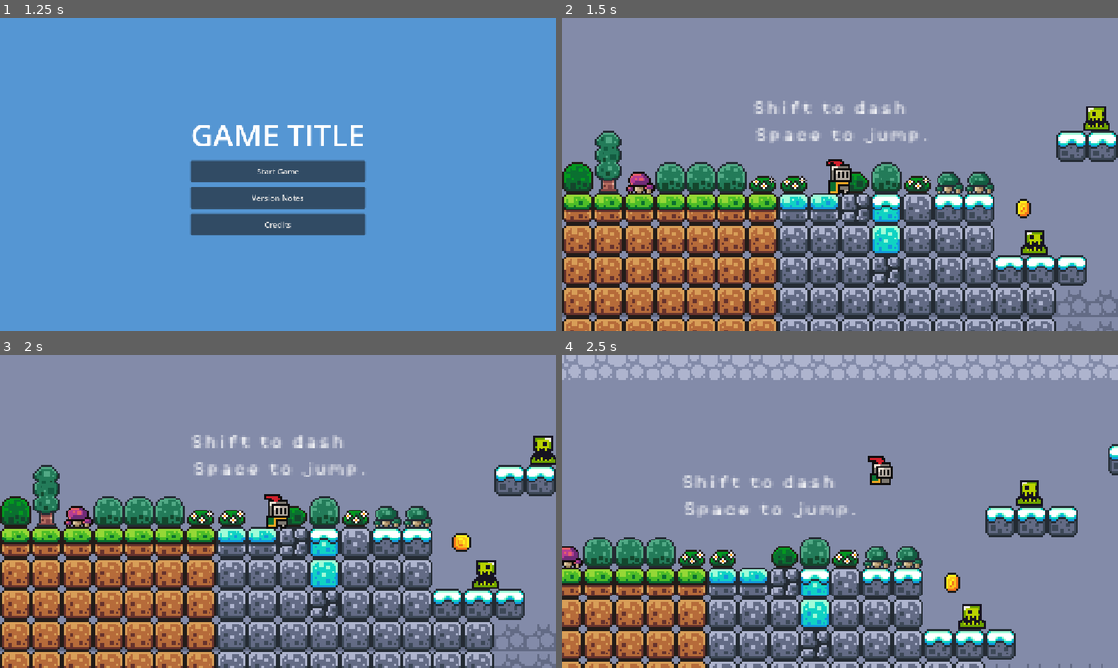
Above: before the commit, frames 1-4 (two rows, left to right).
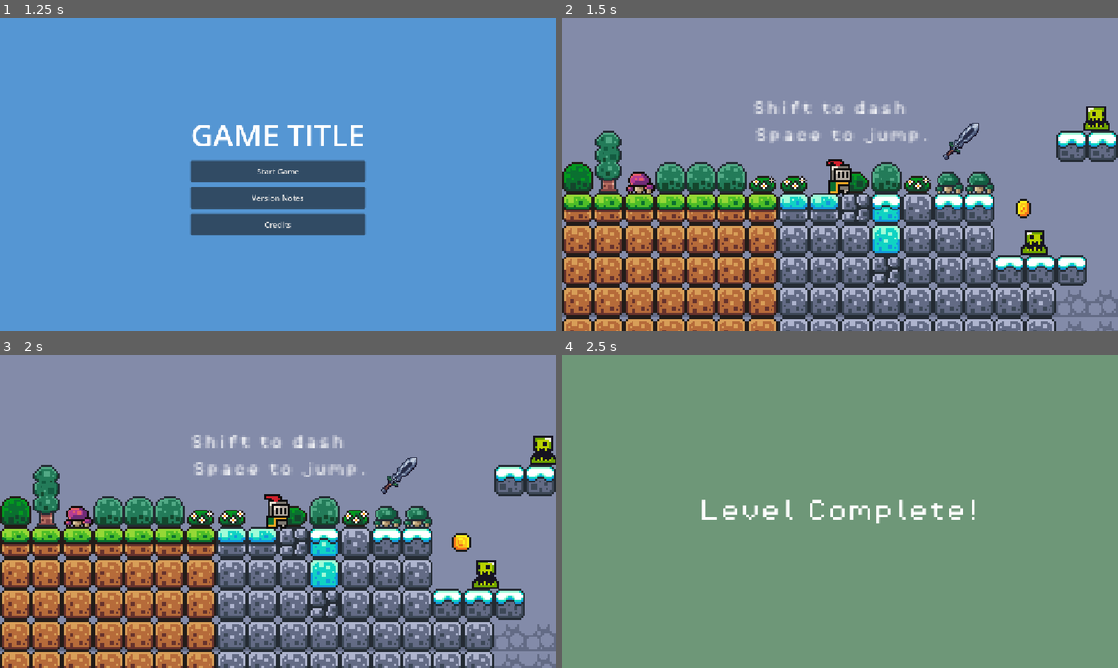
Above: after the commit, the same moments.

Repository: jrhagerty/first-game
Game: Godot game, scene res://scenes/splash_screen.tscn
Two runs of this game, one before a commit and one after it. Both use one fixed random seed, a clock stepped at 60 frames per second and the inputs below. Video files are missing from this copy of the repository; at most half a second of black plays in their place.
Inputs (mouse positions are in pixels of both pictures, inside the frame that each line leads up to):
- Up to frame 1 (1.25 s): tap Enter at 0.5 s; move the mouse to (400, 158) at 0.52 s; hold D (move_right) from 0.53 s (still down); tap Shift (dash) at 0.6 s; tap Space (Jump) at 0.77 s
- Up to frame 2 (1.5 s): release D (move_right) at 1.25 s; click "Start Game" at 1.25 s
- Up to frame 3 (2 s): no input
- Up to frame 4 (2.5 s): move the mouse to (728, 527) at 2.02 s; hold D (move_right) from 2.03 s (still down); tap Shift (dash) at 2.1 s; tap Space (Jump) at 2.27 s

Frame 1 is identical in both runs. In frame 2, 0.2% of the frame differs, in the area x 68-75%, y 33-46%; in frame 3, 0.2%; in frame 4, 100%, in the area x 0-100%, y 0-100%.

Commit message:
Added jason's sword and level completion

Diff:
--- a/scenes/game.tscn
+++ b/scenes/game.tscn
@@ -8,6 +8,8 @@
 [ext_resource type="PackedScene" uid="uid://btvetxn3a0nfn" path="res://scenes/killzone.tscn" id="5_iywne"]
 [ext_resource type="PackedScene" uid="uid://60srmp8f1guv" path="res://scenes/slime.tscn" id="6_p57ef"]
 [ext_resource type="FontFile" uid="uid://jgv88f60q8tg" path="res://assets/fonts/PixelOperator8.ttf" id="7_u5sy4"]
+[ext_resource type="PackedScene" uid="uid://c8ymq12itd0xc" path="res://scenes/sword.tscn" id="9_vtaks"]
+[ext_resource type="Script" uid="uid://elpwwann6guy" path="res://scripts/win_ui.gd" id="10_kvpfn"]
 
 [sub_resource type="TileSetAtlasSource" id="TileSetAtlasSource_lnu2h"]
 texture = ExtResource("2_yqjtg")
@@ -349,3 +351,39 @@
 
 [node name="Slime5" parent="Slimes" unique_id=2086957509 instance=ExtResource("6_p57ef")]
 position = Vector2(89, 29)
+
+[node name="Sword" parent="." unique_id=3027338 instance=ExtResource("9_vtaks")]
+position = Vector2(62.999992, -27)
+scale = Vector2(0.6590916, 0.6590916)
+
+[node name="WinUI" type="CanvasLayer" parent="." unique_id=304413406]
+script = ExtResource("10_kvpfn")
+
+[node name="winPanel" type="ColorRect" parent="WinUI" unique_id=1133203735]
+visible = false
+anchors_preset = 15
+anchor_right = 1.0
+anchor_bottom = 1.0
+grow_horizontal = 2
+grow_vertical = 2
+color = Color(0.4333996, 0.5906624, 0.4706415, 1)
+metadata/_edit_use_anchors_ = true
+
+[node name="Label" type="Label" parent="WinUI/winPanel" unique_id=227058542]
+layout_mode = 1
+anchors_preset = 8
+anchor_left = 0.5
+anchor_top = 0.5
+anchor_right = 0.5
+anchor_bottom = 0.5
+offset_left = -291.0
+offset_top = -24.0
+offset_right = 291.0
+offset_bottom = 24.0
+grow_horizontal = 2
+grow_vertical = 2
+theme_override_fonts/font = ExtResource("7_u5sy4")
+theme_override_font_sizes/font_size = 48
+text = "Level Complete!"
+horizontal_alignment = 1
+vertical_alignment = 1
--- /dev/null
+++ b/scenes/sword.tscn
@@ -0,0 +1,18 @@
+[gd_scene format=3 uid="uid://c8ymq12itd0xc"]
+
+[ext_resource type="Script" uid="uid://cihufgqg5hpvs" path="res://scripts/sword.gd" id="1_n355p"]
+[ext_resource type="Texture2D" uid="uid://vfelrswc5caw" path="res://assets/sprites/sword/sword_icon_04.png" id="1_ycbs3"]
+
+[sub_resource type="RectangleShape2D" id="RectangleShape2D_b5dpg"]
+size = Vector2(29, 29.5)
+
+[node name="Sword" type="Area2D" unique_id=3027338]
+collision_mask = 2
+script = ExtResource("1_n355p")
+
+[node name="SwordIcon04" type="Sprite2D" parent="." unique_id=1540566625]
+texture = ExtResource("1_ycbs3")
+
+[node name="CollisionShape2D" type="CollisionShape2D" parent="." unique_id=544232990]
+position = Vector2(-0.5, 0.25)
+shape = SubResource("RectangleShape2D_b5dpg")
--- /dev/null
+++ b/scripts/sword.gd
@@ -0,0 +1,14 @@
+extends Area2D
+
+signal level_completed
+
+var collected: bool = false
+
+func _ready() -> void:
+	body_entered.connect(_on_body_entered)
+
+func _on_body_entered(body: Node2D) -> void:
+	if body.name == "Player" and not collected:
+		collected = true
+		level_completed.emit()
+		queue_free()
--- /dev/null
+++ b/scripts/win_ui.gd
@@ -0,0 +1,12 @@
+extends CanvasLayer
+
+@onready var win_panel: ColorRect = $winPanel
+
+func _ready() -> void:
+	win_panel.hide()
+	var sword = get_parent().get_node("Sword")
+	sword.connect("level_completed", _on_level_completed)
+
+func _on_level_completed() -> void:
+	win_panel.show()
+	get_tree().paused = true
Binary file added: assets/sprites/sword/sword_icon_04.png
Not shown, added: assets/sprites/sword/sword_icon_04.png.import
Not shown, added: scripts/sword.gd.uid
Not shown, added: scripts/win_ui.gd.uid
